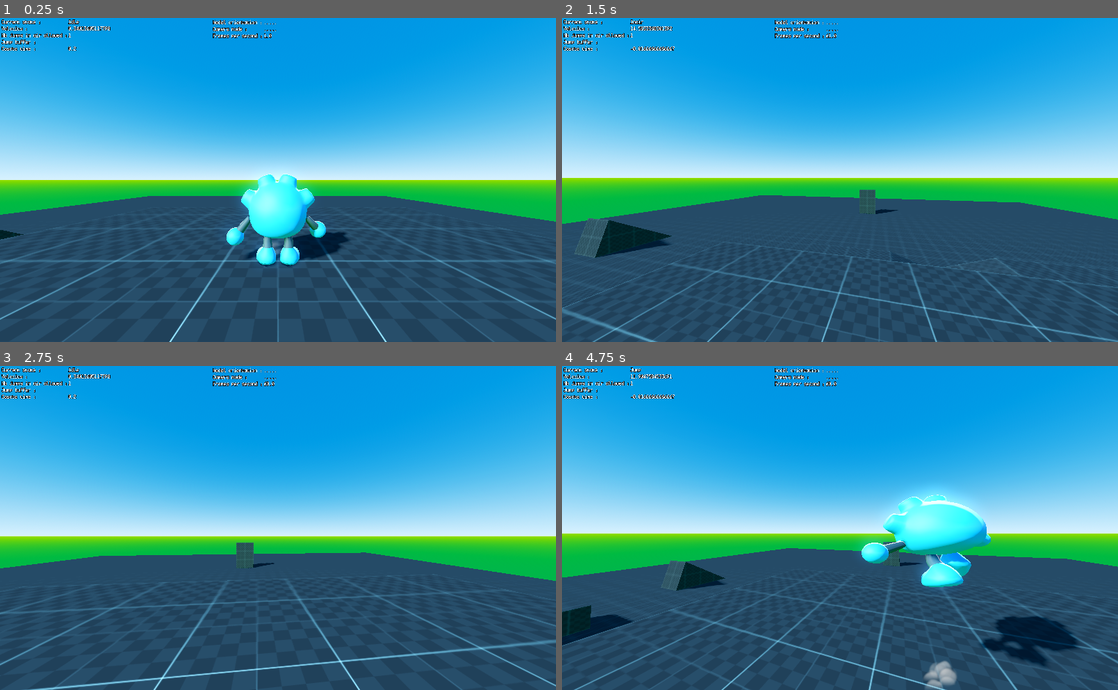
Above: before the commit, frames 1-4 (two rows, left to right).
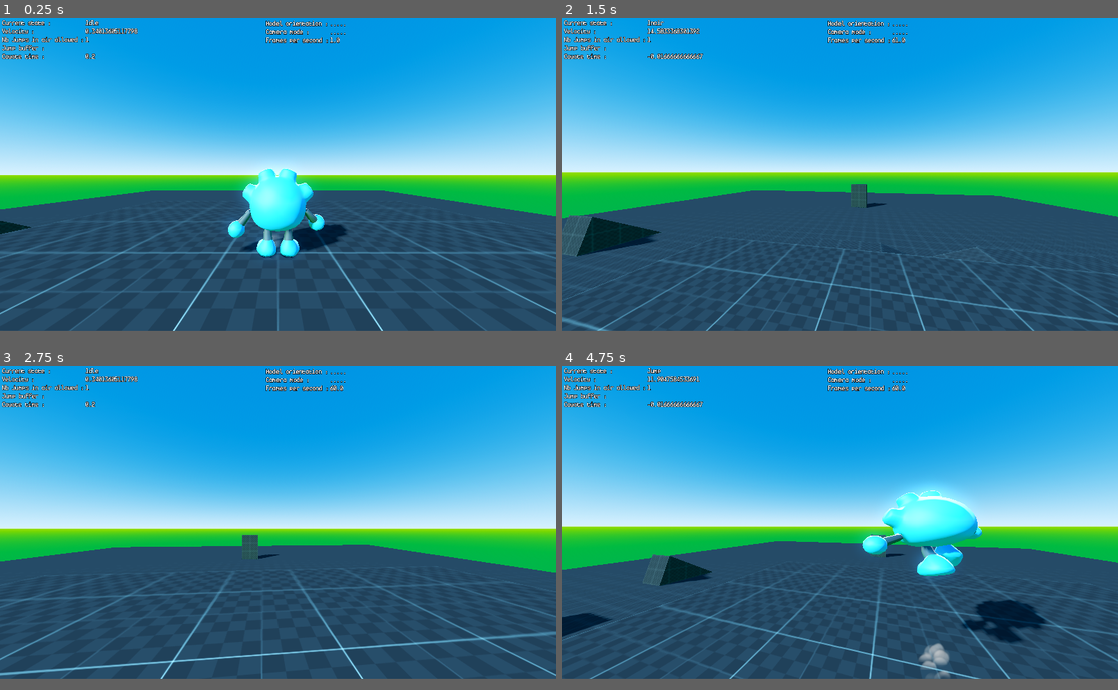
Above: after the commit, the same moments.

Repository: initsense/golem
Game: Godot game, scene res://scenes/test_level.tscn
Same seed, same stepped clock (60 frames per second), same inputs: the game is played once before the commit and once after it.
Inputs (mouse positions are in pixels of both pictures, inside the frame that each line leads up to):
- Up to frame 1 (0.25 s): no input
- Up to frame 2 (1.5 s): move the mouse to (867, 180) at 0.52 s; hold X (crouch) 0.53-1.28 s; tap Space (jump) at 0.77 s; tap V (first_person) at 0.8, 1.35 s; move the mouse to (812, 180) at 1.27 s
- Up to frame 3 (2.75 s): tap Space (jump) at 1.52 s; tap I (fov_decrease) at 1.55, 2.1 s; move the mouse to (289, 521) at 2.02 s; tap K (fov_increase) at 2.3 s
- Up to frame 4 (4.75 s): move the mouse to (834, 534) at 2.77 s; tap K (fov_increase) at 2.85 s; tap Space (jump) at 3.02, 3.77, 4.52 s; tap Shift (run) at 3.05, 3.6 s; move the mouse to (878, 531) at 3.52 s; hold M (third_aim_left) 3.53-4.28 s; move the mouse to (795, 524) at 4.27 s; tap M (third_aim_left) at 4.35 s; tap B (third_aim_right) at 4.55 s
In our replay, the window is 800x466 before the commit and 800x450 after it. These sizes can differ from the game's own. Grey fills any space a smaller window leaves; there, only what the larger window draws over its background counts as a difference.

The runs differ from the first frame. In frame 1, 13% of the frame differs, in the area x 0-100%, y 0-100%; in frame 2, 12%; in frame 3, 16%; in frame 4, 19%.

Commit message:
polished camera script

Diff:
--- a/player/cam_holder/cam_holder.gd
+++ b/player/cam_holder/cam_holder.gd
@@ -7,7 +7,6 @@
 @onready var visual_root : Node3D = %VisualRoot
 @onready var cR: CharacterBody3D = $".."
 @onready var state_machine: Node = $"../StateMachine"
-
 
 @export_group("Camera mode")
 enum Camera {
@@ -16,25 +15,21 @@
 	THIRD_L,
 	THIRD_R
 }
-@export var camera_mode: Camera = Camera.THIRD
-
-var camera_mode_changed: bool = true
+@export var camera_mode: Camera = Camera.FIRST
 
 # HEADBOB
 var headbob_time : float = 0.0
 var cached_speed_factor : float = 0.0
-
 # CAMERA LIMITS
 var cam_limit_up : float
 var cam_limit_down : float
-
 # ZOOM
 @onready var last_zoom_val : float = cR.zoom_val
+@onready var curr_zoom: float = cR.zoom_val
+# FOV
 @onready var curr_fov: float = cR.cam_fov
-
-
+# SHAKE
 var cam_shake_offset: Vector3 = Vector3.ZERO
-
 var shake_timer : float = 0.0
 var shake_time : float = 0.0
 
@@ -44,11 +39,8 @@
 	Input.mouse_mode = Input.MOUSE_MODE_CAPTURED
 	Input.set_use_accumulated_input(false)
 	set_active(active)
-	cam.fov = cR.cam_fov
-
-	# Initialize
-	last_zoom_val = cR.zoom_val
-	curr_fov = cR.cam_fov
+
+	set_camera_mode(camera_mode)
 
 
 func set_active(state : bool):
@@ -73,176 +65,123 @@
 	# switches between camera modes
 	if event.is_action_pressed("first_person") and camera_mode != Camera.FIRST:
 		set_camera_mode(Camera.FIRST)
-		visual_root.visible = false
 
 	if event.is_action_pressed("third_person") and camera_mode != Camera.THIRD:
 		set_camera_mode(Camera.THIRD)
-		visual_root.visible = true
 
 	if event.is_action_pressed("third_aim_left") and camera_mode != Camera.THIRD_L:
 		set_camera_mode(Camera.THIRD_L)
-		visual_root.visible = true
 
 	if event.is_action_pressed("third_aim_right") and camera_mode != Camera.THIRD_R:
 		set_camera_mode(Camera.THIRD_R)
-		visual_root.visible = true
 
 	# rotate cam according to the mouse
 	if event is InputEventMouseMotion:
-		# simple method
 		rotation.y -= event.relative.x * cR.mouse_sens
 		rotation.y = wrapf(rotation.y, 0.0, TAU)
 		rotation.x -= event.relative.y * cR.mouse_sens
 		rotation.x = clamp(rotation.x, cam_limit_up, cam_limit_down)
 
 
-func _process(delta) -> void:
+func _physics_process(delta: float) -> void:
 	update_camera_shake(delta)
 
-	# Update camera position if mode changed or shaking
-	if camera_mode_changed or shake_timer > 0.0:
-		set_camera_position()
-		camera_mode_changed = false
-
-	# Handle zoom (only in third person)
-	if camera_mode != Camera.FIRST and (
-		Input.is_action_pressed(cR.cam_zoom_in_action)
-		or Input.is_action_pressed(cR.cam_zoom_out_action)
-	):
+	## Update camera position if mode changed or shaking
+	#if camera_mode_changed or shake_timer > 0.0:
+		#set_camera_position()
+		#camera_mode_changed = false
+
+
+func _process(delta: float) -> void:
+	if cR.can_change_zoom and camera_mode != Camera.FIRST:
 		zoom_handling(delta)
 
-	if camera_mode != Camera.FIRST and not is_equal_approx(cR.zoom_val, last_zoom_val):
-		set_camera_position()
-		last_zoom_val = cR.zoom_val
-
-
-	# Handle FOV
-	fov_handling(delta)
-
-	# Handle headbob
-	if cR.headbob and not cR.was_on_floor and state_machine.curr_state_name != "Idle":
-		handle_headbob(delta)
-
-	# Tilt cam in first person
-	if camera_mode == Camera.FIRST and cR.tilt:
-		cam.rotation = lerp(cam.rotation, Vector3(0, 0, cR.move_dir_relative.x * cR.tilt_value), delta * cR.tilt_speed)
-
-
-
-#func rotate_from_vector(vector : Vector2) -> void:
-	##rotate cam by the vector's amount, and clamp the rotation between max up and max down values
-	##(to avoid doing 360 degree turn with the cam for example)
-	#if vector.length() == 0:
-		#return
-	#rotation.y -= vector.x
-	#rotation.x -= vector.y
-	#if camera_mode == Camera.FIRST:
-		#rotation.x = clamp(rotation.x, first_limit_up, first_limit_down)
-	#else:
-		#rotation.x = clamp(rotation.x, third_limit_up, third_limit_down)
-
-
-func set_camera_position() -> void:
-	"""Set camera position based on current camera mode"""
-	print("change pos")
-	match camera_mode:
-		Camera.FIRST:
-			if cR.pose == cR.Pose.STANDING:
-				position = position.lerp(Vector3(0, cR.first_cam_height, 0), cR.standing_speed) + cam_shake_offset
-			elif cR.pose == cR.Pose.CROUCHED:
-				position = position.lerp(Vector3(0, cR.first_cam_crouch_height, 0), cR.crouching_speed) + cam_shake_offset
-			spring_length = 0
-			cam_limit_down = cR.first_limit_down
-			cam_limit_up = cR.first_limit_up
-		Camera.THIRD:
-			position = Vector3(0, cR.third_cam_height, 0) + cam_shake_offset
-			spring_length = cR.zoom_val
-			cam_limit_down = cR.third_limit_down
-			cam_limit_up = cR.third_limit_up
-		Camera.THIRD_L:
-			position = Vector3(-cR.aim_cam_pos.x, cR.aim_cam_pos.y, 0) + cam_shake_offset
-			spring_length = cR.zoom_val
-			cam_limit_down = cR.third_limit_down
-			cam_limit_up = cR.third_limit_up
-		Camera.THIRD_R:
-			position = Vector3(cR.aim_cam_pos.x, cR.aim_cam_pos.y, 0) + cam_shake_offset
-			spring_length = cR.zoom_val
-			cam_limit_down = cR.third_limit_down
-			cam_limit_up = cR.third_limit_up
+	if cR.can_change_fov:
+		fov_handling(delta)
+
+	if cR.can_headbob and state_machine.curr_state_name in ["Walk", "Run"]:
+		headbob_handling(delta)
+
+	if cR.can_tilt and camera_mode == Camera.FIRST:
+		cam.rotation.z = lerp(cam.rotation.z, cR.move_dir_relative.x * cR.tilt_value, delta * cR.tilt_speed)
 
 
 func set_camera_mode(new_mode: Camera) -> void:
-	if new_mode == camera_mode:
-		print("No camera mode change needed.")
-		return
-
-	print("Changing camera mode from", camera_mode, "to", new_mode)
-	print("Current zoom_val:", cR.zoom_val, " | Last zoom_val:", last_zoom_val)
-
-	# Handle zoom transition
+	print("Changing camera mode from ", camera_mode, " to ", new_mode)
+	print("Current zoom val: ", curr_zoom, " | Last zoom_val: ", last_zoom_val)
+
 	if camera_mode != Camera.FIRST and new_mode == Camera.FIRST:
-		print("Switching to FIRST: storing zoom and setting zoom to 0")
-		last_zoom_val = cR.zoom_val
-		cR.zoom_val = 0.0
+		last_zoom_val = curr_zoom
 
 	elif camera_mode == Camera.FIRST and new_mode != Camera.FIRST:
-		print("Switching from FIRST: restoring zoom to", last_zoom_val)
-		cR.zoom_val = last_zoom_val
+		spring_length = last_zoom_val
 
 	camera_mode = new_mode
-	camera_mode_changed = true
-	print("New camera mode set:", camera_mode, " | Zoom val now:", cR.zoom_val)
-
-
-func get_camera_mode_name() -> String:
-	"""Get the string name of the current camera mode"""
-	match camera_mode:
-		Camera.FIRST:
-			return "FIRST"
-		Camera.THIRD:
-			return "THIRD"
-		Camera.THIRD_L:
-			return "THIRD_L"
-		Camera.THIRD_R:
-			return "THIRD_R"
-		_:
-			return "UNKNOWN"
+	print("New camera mode set:", camera_mode, " | Zoom val now:", curr_zoom)
+
+	if camera_mode == Camera.FIRST:
+		if cR.pose == cR.Pose.STANDING:
+			position = position.lerp(Vector3(0.0, cR.first_cam_height, 0.0), cR.standing_speed)
+		elif cR.pose == cR.Pose.CROUCHED:
+			position = position.lerp(Vector3(0.0, cR.first_cam_crouch_height, 0.0), cR.crouching_speed)
+
+		cam_limit_down = cR.first_limit_down
+		cam_limit_up = cR.first_limit_up
+		spring_length = 0.0
+		visual_root.visible = false
+	else:
+		if camera_mode == Camera.THIRD:
+			position = Vector3(0.0, cR.third_cam_height, 0.0)
+		elif camera_mode == Camera.THIRD_L:
+			position = Vector3(-cR.aim_cam_pos.x, cR.aim_cam_pos.y, 0.0)
+		elif camera_mode == Camera.THIRD_R:
+			position = Vector3(cR.aim_cam_pos.x, cR.aim_cam_pos.y, 0.0)
+
+		cam_limit_down = cR.third_limit_down
+		cam_limit_up = cR.third_limit_up
+		spring_length = curr_zoom
+		visual_root.visible = true
+
+
+#region HANDLINGS
+func zoom_handling(delta: float) -> void:
+	var zoom_input: float = Input.get_axis(cR.cam_zoom_in_action, cR.cam_zoom_out_action)
+
+	if zoom_input != 0.0:
+		curr_zoom += zoom_input * cR.zoom_speed * delta
+		curr_zoom = clamp(curr_zoom, cR.min_zoom_val, cR.max_zoom_val)
+		print("Zoom val: ", curr_zoom)
+
+	if not is_equal_approx(curr_zoom, last_zoom_val):
+		last_zoom_val = curr_zoom
+		spring_length = curr_zoom
 
 
 func fov_handling(delta: float) -> void:
-	var fov_input: float = Input.get_axis(cR.cam_fov_decrease, cR.cam_fov_increase)
+	var fov_input := Input.get_axis(cR.cam_fov_decrease, cR.cam_fov_increase)
 
 	if fov_input != 0.0:
 		cR.cam_fov += fov_input * cR.fov_speed * delta
-		curr_fov = clamp(cR.cam_fov, cR.min_fov, cR.max_fov)
+		cR.cam_fov = clamp(cR.cam_fov, cR.min_fov, cR.max_fov)
+		curr_fov = cR.cam_fov
 	else:
 		var target_fov: float = cR.cam_fov
 		var speed: float = cR.reset_fov_speed
 
-		if state_machine.curr_state_name == "Walk":
-			target_fov += cR.walk_fov_increase
-			speed = cR.walk_fov_increase_speed
-		elif state_machine.curr_state_name == "Run":
-			target_fov += cR.run_fov_increase
-			speed = cR.run_fov_increase_speed
+		match state_machine.curr_state_name:
+			"Walk":
+				target_fov += cR.walk_fov_increase
+				speed = cR.walk_fov_increase_speed
+			"Run":
+				target_fov += cR.run_fov_increase
+				speed = cR.run_fov_increase_speed
 
 		curr_fov = lerp(curr_fov, target_fov, 1.0 - exp(-speed * delta))
 
 	cam.fov = curr_fov
 
 
-func zoom_handling(delta: float) -> void:
-	# Zoom in/out, clamp, and trigger position update
-	var zoom_input: float = Input.get_axis(cR.cam_zoom_in_action, cR.cam_zoom_out_action)
-	if zoom_input != 0.0:
-		cR.zoom_val += zoom_input * cR.zoom_speed * delta
-		cR.zoom_val = clamp(cR.zoom_val, cR.min_zoom_val, cR.max_zoom_val)
-
-		print("Zoom val:", cR.zoom_val)
-
-
-
-func handle_headbob(delta: float) -> void:
+func headbob_handling(delta: float) -> void:
 	"""Handle camera head bobbing effect based on player movement"""
 	var player_speed: float = cR.velocity.length()
 	cached_speed_factor = pow(player_speed, 0.5)
@@ -279,7 +218,8 @@
 	else:
 		cam_shake_offset.y = 0.0
 		cR.shake_time = 0.0
+#endregion
 
 
 func _on_pose_changed():
-	camera_mode_changed = true
+	pass
--- a/player/player.tscn
+++ b/player/player.tscn
@@ -117,8 +117,8 @@
 unique_name_in_owner = true
 transform = Transform3D(-1, 0, -8.74228e-08, 0, 1, 0, 8.74228e-08, 0, -1, 0, 1, 0)
 collision_mask = 2
-spring_length = 6.0
 script = ExtResource("9_qmq2g")
+camera_mode = 1
 
 [node name="Camera3D" type="Camera3D" parent="CamHolder"]
 unique_name_in_owner = true
--- a/player/state_machine/player_character.gd
+++ b/player/state_machine/player_character.gd
@@ -24,12 +24,12 @@
 @onready var original_capsule_height = %CollisionCapsule.shape.height
 
 @export_group("Head bob")
-@export var headbob: bool = true
+@export var can_headbob: bool = true
 @export var headbob_amplitude : float = 0.03
 @export var headbob_frequency : float = 2.3
 
 @export_group("Side tilt")
-@export var tilt: bool = true
+@export var can_tilt: bool = true
 @export_range(0.0, 0.1, 0.005) var tilt_value: float = 0.02
 @export_range(0.0, 20.0, 0.1) var tilt_speed: float = 4.0
 
@@ -44,6 +44,7 @@
 @export_range(-90.0, 90.0, 0.1, "radians_as_degrees") var third_limit_down : float = 0.8
 
 @export_group("FOV")
+@export var can_change_fov: bool = true
 @export var cam_fov: float = 90.0
 @export var fov_speed: float = 32.0
 @export var min_fov: float = 30.0
@@ -61,10 +62,11 @@
 @export var shake_frequency: int = 3
 
 @export_group("Zoom")
+@export var can_change_zoom: bool = true
 @export var zoom_val : float = 3.0
 @export var zoom_speed : float = 4.0
-@export var max_zoom_val : float = 8.0
-@export var min_zoom_val : float = 1.0
+@export var max_zoom_val : float = 10.0
+@export var min_zoom_val : float = 2.0
 
 
 @export_category("Movement")
--- a/project.godot
+++ b/project.godot
@@ -16,8 +16,9 @@
 
 [display]
 
-window/size/viewport_width=2400
-window/size/viewport_height=1400
+window/size/viewport_width=1920
+window/size/viewport_height=1080
+window/stretch/mode="viewport"
 
 [input]
 
